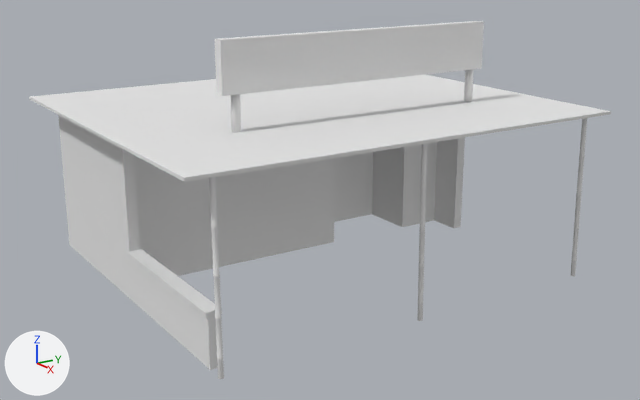
Renders of the Blender file Models/Restaurant/Restaurant - UV.blend from each side of a commit.
The view is the same before and after, from a camera (50 mm lens) standing at (9.19, -7.38, 5.02) and looking at (-2.02, -0.11, 1.03). The lights are fixed; the arrows at lower left show +X, +Y and +Z. The same objects are shown in both versions, whatever each file hides.

Objects in the first picture: 'Rest'.
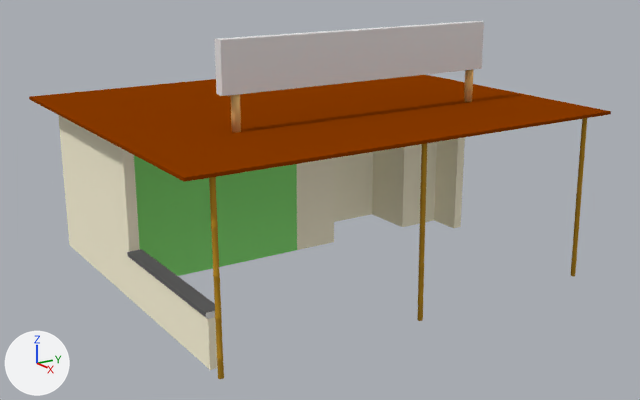
What differs and where, as boxes [x1, y1, x2, y2] in the pictures (640 x 400 px):
part 1 of me_cube_007, recoloured
    both: [218, 21, 484, 96]
part 2 of me_cube_007, recoloured (white to grey)
    both: [215, 39, 222, 96]
part 3 of me_cube_007, recoloured (grey to brown)
    both: [230, 94, 241, 132]
part 4 of me_cube_007, recoloured (grey to brown)
    both: [464, 70, 474, 102]
part 5 of me_cube_007, recoloured (white to brown)
    both: [30, 76, 611, 182]
part 6 of me_cube_007, recoloured (white to brown)
    both: [29, 97, 120, 140]
part 7 of me_cube_007, recoloured (white to brown)
    both: [413, 75, 496, 89]
part 8 of me_cube_007, recoloured (grey to brown)
    both: [106, 137, 184, 181]
part 9 of me_cube_007, recoloured
    both: [297, 137, 465, 250]
part 10 of me_cube_007, recoloured (grey to white)
    both: [130, 258, 218, 370]
part 11 of me_cube_007, recoloured
    both: [123, 149, 140, 252]
part 12 of me_cube_007, recoloured (grey to white)
    both: [58, 115, 133, 301]
part 13 of me_cube_007, recoloured
    both: [127, 249, 215, 317]
part 14 of me_cube_007, recoloured (grey to green)
    both: [134, 155, 297, 276]
part 15 of me_cube_007, recoloured (grey to brown)
    both: [209, 118, 587, 379]

What changed in the scene script:
```text
Add mat_walls:
    mat_walls = diffuse_material('Walls')
    mat_walls.base_color = (1.0, 0.939, 0.716)  # white #fff8dc
Add mat_concrete:
    mat_concrete = diffuse_material('Concrete')
    mat_concrete.base_color = (0.133, 0.133, 0.133)  # dark grey #666666
Add mat_sign_holder:
    mat_sign_holder = diffuse_material('Sign holder')
    mat_sign_holder.base_color = (0.8, 0.474, 0.168)  # orange #e7b772
Add mat_rest_roof:
    mat_rest_roof = diffuse_material('Rest_roof')
    mat_rest_roof.base_color = (0.26, 0.0441, 0.0)  # brown #8b3b00
Add mat_bamboo:
    mat_bamboo = diffuse_material('Bamboo')
    mat_bamboo.base_color = (0.487, 0.26, 0.0228)  # orange #b98b2a
Add mat_sign:
    mat_sign = diffuse_material('Sign')
    mat_sign.base_color = (0.8, 0.8, 0.8)  # white #e7e7e7
Change me_cube_007:
    where me_cube_007.from_pydata(...)  # 1179 vertices, 1056 faces; spans x -5.09..0.86, y -1.01..5.87, z -1.38..2.4
    used by ob_rest; location = (-0.22, -2.58, 1.34); rotation_axis_angle = (0.0, 0.0, 1.0, 0.0)
    me_cube_007 part 1: all 4 faces centred in x -0.99..-0.83, y 2.58, z 1.68..2.4 switch from mat_grid (its picture is missing) to mat_sign (white #e7e7e7)
    me_cube_007 part 2: the 1 face centred in x -0.91, y 0.33, z 2.04 switches from mat_grid (its picture is missing) to mat_sign (white #e7e7e7)
    me_cube_007 part 3: all 34 faces centred in x -0.98..-0.85, y 0.5..0.62, z 1.17..1.68 switch from mat_grid (its picture is missing) to mat_sign_holder (orange #e7b772)
    me_cube_007 part 4: all 34 faces centred in x -0.98..-0.85, y 4.59..4.72, z 1.17..1.68 switch from mat_grid (its picture is missing) to mat_sign_holder (orange #e7b772)
    me_cube_007 part 5: all 9 faces centred in x -5.09..0.86, y 2.43, z 1.13..1.17 switch from mat_grid (its picture is missing) to mat_rest_roof (brown #8b3b00)
    me_cube_007 part 6: all 3 faces centred in x -3.32, y -1.01..-0.84, z 1.13..1.17 switch from mat_grid (its picture is missing) to mat_rest_roof (brown #8b3b00)
    me_cube_007 part 7: all 3 faces centred in x -3.32, y 5.7..5.87, z 1.13..1.17 switch from mat_grid (its picture is missing) to mat_rest_roof (brown #8b3b00)
    me_cube_007 part 8: the 1 face centred in x -0.35, y -1.01, z 1.15 switches from mat_grid (its picture is missing) to mat_rest_roof (brown #8b3b00)
    me_cube_007 part 9: 12 of the faces centred in x -3.37..-1.9, y 2.43..5.53, z -0.47..1.01 switch from mat_grid (its picture is missing) to mat_walls (white #fff8dc)
    me_cube_007 part 10: 7 of the faces centred in x -0.65..0.59, y -0.66..-0.49, z -1.0..-0.65 switch from mat_grid (its picture is missing) to mat_walls (white #fff8dc)
    me_cube_007 part 11: 2 of the faces centred in x -2.18..-1.9, y -0.59..-0.51, z -0.19..-0.16 switch from mat_grid (its picture is missing) to mat_walls (white #fff8dc)
    me_cube_007 part 12: 1 of the faces centred in x -3.32, y -0.66, z -0.14 switch from mat_grid (its picture is missing) to mat_walls (white #fff8dc)
    me_cube_007 part 13: 7 of the faces centred in x -0.65, y -0.69..-0.48, z -0.66..-0.58 switch from mat_grid (its picture is missing) to mat_concrete (dark grey #666666)
    me_cube_007 part 14: the 1 face centred in x -2.45, y 0.96, z -0.19 switches from mat_grid (its picture is missing) to mat_menu (green #8ee77e)
    me_cube_007 part 15: all 912 faces centred in x 0.69..0.79, y -0.65..5.51, z -1.38..1.12 switch from mat_grid (its picture is missing) to mat_bamboo (orange #b98b2a)
    add me_cube_007.materials.append(mat_menu)  # green #8ee77e
```
